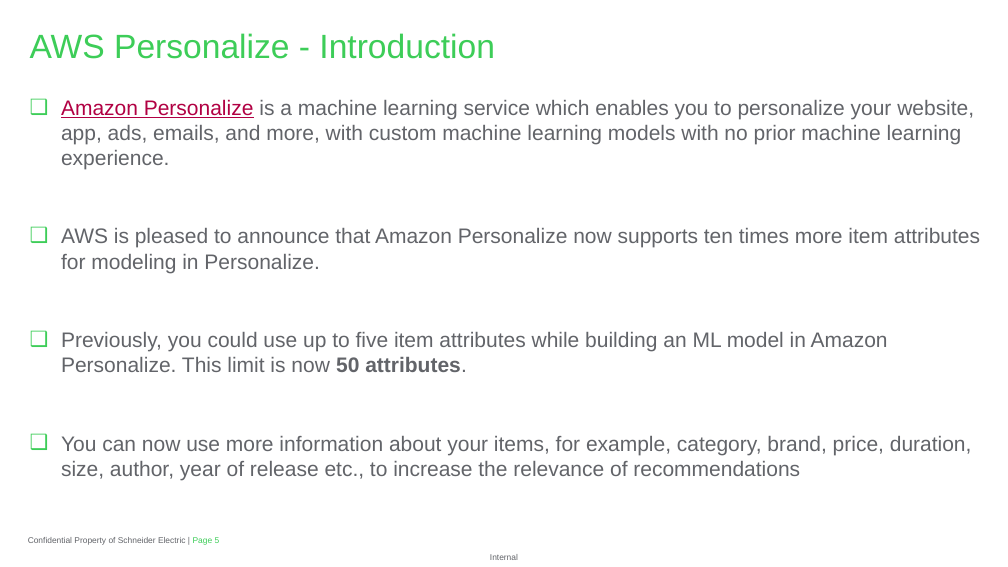
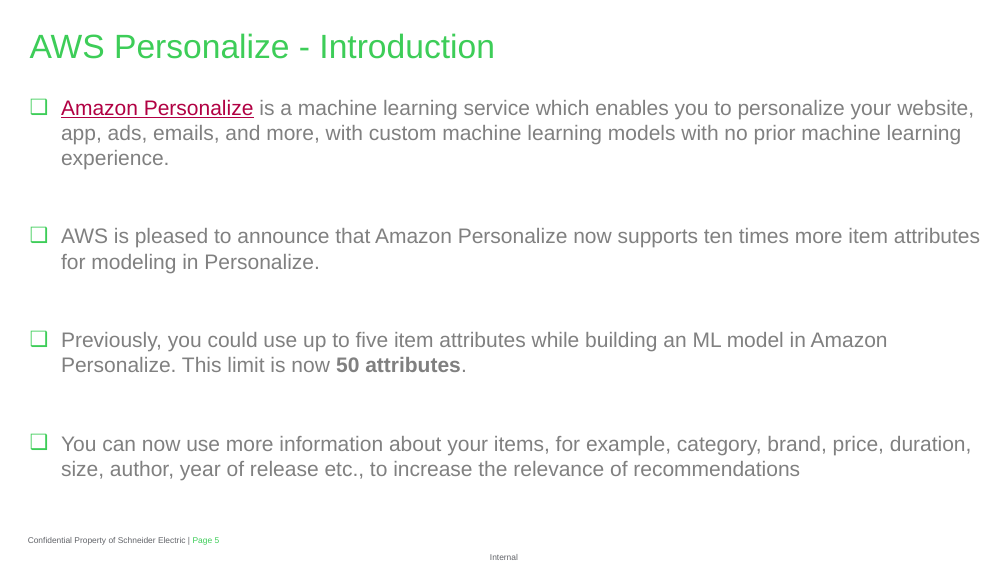
Before and after one commit to ghoshark/Recommender-API-AWS-Personalize, a slide deck: slide 5 of Recommender API with Amazon Personalize.pptx. Drawn at 1008x567 pixels with LibreOffice and Linux fonts; fonts in the diff are those of the drawing; background and template pictures are left out. Boxes give left, top, right and bottom in pixels: in the first picture for what was removed or moved away, otherwise in the second. Text is boxed around its words. In the diff, an @@ line names an element or a change of style, - is before the commit and + after.

```diff
--- a/Recommender API with Amazon Personalize.pptx
+++ b/Recommender API with Amazon Personalize.pptx
@@ text "Amazon Personalize is a machine ..." at [61,99,980,480]: text colour #626469 to #808080 @@
```
Also in this commit, not shown: 5 other slides changed.
